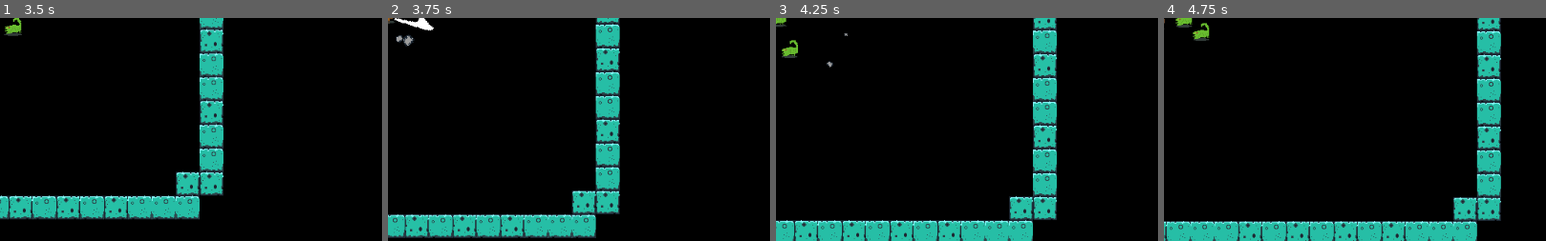
Above: before the commit, frames 1-4 (left to right).
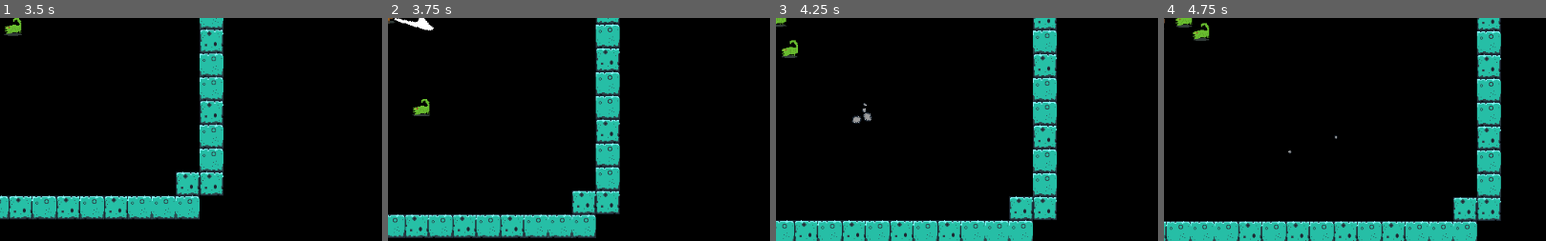
Above: after the commit, the same moments.

Repository: mcerdeira/curse-of-the-rogue
Game: Godot game, scene res://scenes/Main.tscn
The game is run twice, just before and just after one commit, with the same random seed, the same clock (stepped at 60 frames per second) and the same inputs.
Inputs (mouse positions are % of the whole screen's width and height, from its top left):
- Up to frame 1 (3.5 s): move the mouse to (72, 45) at 0.52 s; press the mouse at (72, 45) at 0.53 s; hold D (right) 0.53-1.28 s; move the mouse to (30, 55) at 1.27 s; release the mouse at (30, 55) at 1.28 s; hold S (down) 1.28-2.03 s; right-click (30, 55) at 1.35 s; move the mouse to (60, 28) at 2.02 s; press the mouse at (60, 28) at 2.03 s; hold D (right) 2.03-2.78 s; move the mouse to (45, 70) at 2.77 s; release the mouse at (45, 70) at 2.78 s; hold W (up) from 2.78 s (still down); right-click (45, 70) at 2.85 s
- Up to frame 2 (3.75 s): move the mouse to (80, 65) at 3.52 s; release W (up) at 3.53 s; press the mouse at (80, 65) at 3.53 s; hold A (left) from 3.53 s (still down)
- Up to frame 3 (4.25 s): keep holding A (left)
- Up to frame 4 (4.75 s): keep holding A (left); move the mouse to (20, 35) at 4.27 s; release the mouse at (20, 35) at 4.28 s; right-click (20, 35) at 4.35 s
The pictures show only the part of the screen within x 49-99%, y 50-100%; the shares and areas given below are measured in that part.

Frame 1 is identical in both runs. In frame 2, 0.4% of the frame differs, in the area x 2-11%, y 7-45%; in frame 3, 0.2%; in frame 4, less than 0.1%.

Commit message:
Mejor efecto al golpear enemigos

Diff:
--- a/src/scenes/Enemy.gd
+++ b/src/scenes/Enemy.gd
@@ -6,6 +6,10 @@
 var speed = 0
 var player_chase = null
 var particle = preload("res://scenes/particle2.tscn")
+var dead = false
+var impulse = null
+var hit_ttl = 0
+var hit_ttl_total = 0.2
 
 func _ready():
 	$shadow.visible = false
@@ -22,7 +26,7 @@
 
 func _physics_process(delta):
 	if !iamasign:
-		enemy_behaviour()
+		enemy_behaviour(delta)
 	else:
 		if iamasign_ttl > 0:
 			iamasign_ttl -= 1 * delta
@@ -36,10 +40,25 @@
 func find_player():
 	player_chase = get_tree().get_nodes_in_group("players")[0]
 
-func enemy_behaviour():
+func enemy_behaviour(delta):
 	face_player()
-	var player_direction = (player_chase.position - self.position).normalized()
-	move_and_slide(speed * player_direction)
+	if hit_ttl > 0:
+		$sprite.playing = false
+		hit_ttl -= 1 * delta
+		if hit_ttl <= 0:
+			hit_ttl = 0
+			$sprite.playing = true
+			impulse = null
+
+	if !dead and hit_ttl <= 0:
+		var player_direction = (player_chase.position - self.position).normalized()
+		move_and_slide(speed * player_direction)
+
+	if impulse:
+		move_and_slide((-speed*5) * impulse)
+
+	if dead and hit_ttl <= 0:
+		die()
 
 func face_player():
 	if position.x > player_chase.position.x:
@@ -52,11 +71,13 @@
 	speed = 100
 	life = 1
 
-func hit(dmg:= 1):
+func hit(origin, dmg:= 1):
 	if !iamasign:
 		life -= dmg
+		hit_ttl = hit_ttl_total
+		impulse = (origin.position - self.position).normalized()
 		if life <= 0:
-			die()
+			dead = true
 
 func die():
 	if !iamasign:
--- a/src/scenes/Whip.gd
+++ b/src/scenes/Whip.gd
@@ -1,5 +1,6 @@
 extends Area2D
 var hit = false
+var dmg = 1
 
 func _ready():
 	$sprite.speed_scale = 4
@@ -11,4 +12,4 @@
 func _on_Whip_area_entered(area):
 	if !hit and area.is_in_group("enemies"):
 		hit = true
-		area.get_parent().hit()
+		area.get_parent().hit(get_parent(), dmg)
